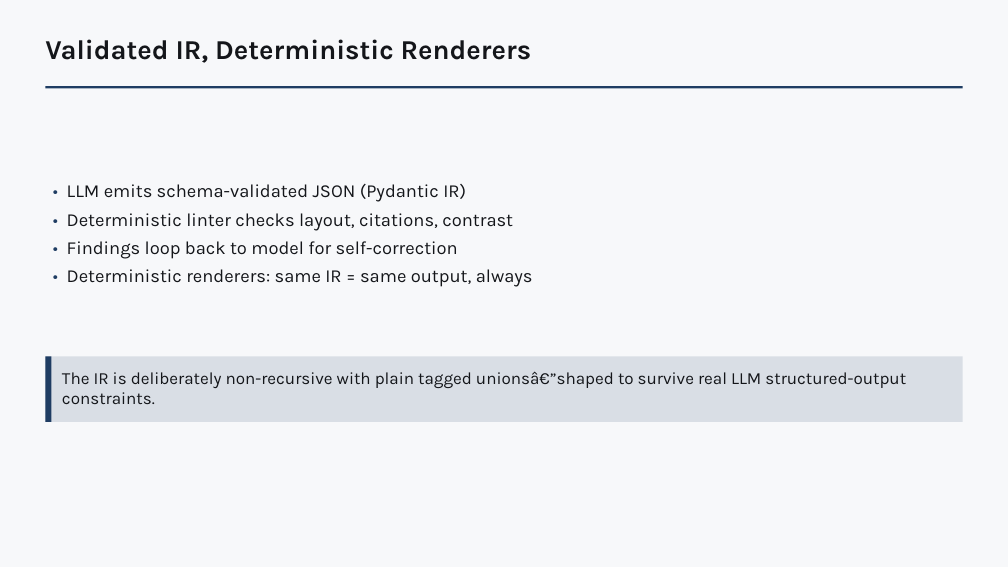
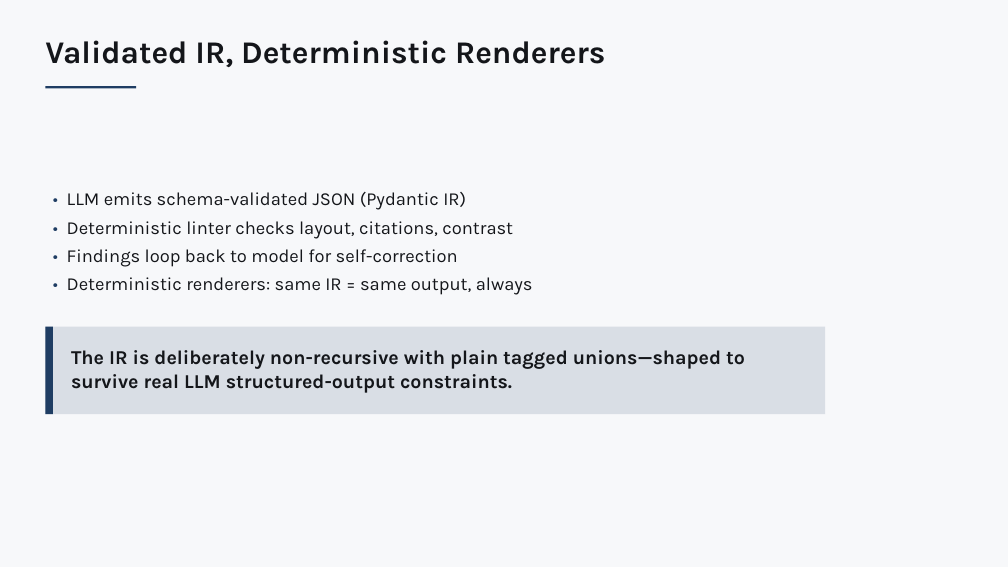
Before and after one commit to kirti34n/docloom, a slide deck: slide 3 of examples/dogfood/output/deck.pptx. Drawn at 1008x567 pixels with LibreOffice and Linux fonts; fonts in the diff are those of the drawing. Boxes give left, top, right and bottom in pixels: in the first picture for what was removed or moved away, otherwise in the second. Text is boxed around its words. In the diff, an @@ line names an element or a change of style, - is before the commit and + after.

```diff
--- a/examples/dogfood/output/deck.pptx
+++ b/examples/dogfood/output/deck.pptx
@@ text "Validated IR, Deterministic Renderers" at <box>45,40,606,67</box>: size 26 to 30 pt @@
@@ rectangle: place and size @@
-rectangle at <box>45,86,963,88</box>
+rectangle at <box>45,86,136,88</box>
@@ text "• LLM emits schema-validated JSON ...": place and size @@
-text "• LLM emits schema-validated JSON ..." at <box>67,184,533,287</box>
+text "• LLM emits schema-validated JSON ..." at <box>67,192,533,295</box>
@@ rectangle: place and size @@
-rectangle at <box>45,357,51,423</box>
+rectangle at <box>45,327,53,414</box>
@@ rectangle: place and size @@
-rectangle at <box>45,357,963,423</box>
+rectangle at <box>45,327,825,414</box>
@@ text at <box>71,350,745,393</box>: text changed; size 16.2 to 18.8 pt; bold on @@
-The IR is deliberately non-recursive with plain tagged unionsâ€”shaped to survive real LLM structured-output constraints.
+The IR is deliberately non-recursive with plain tagged unions—shaped to survive real LLM structured-output constraints.
```
Also in this commit, not shown: 12 other slides changed, 3 slides added, 18 other files.
